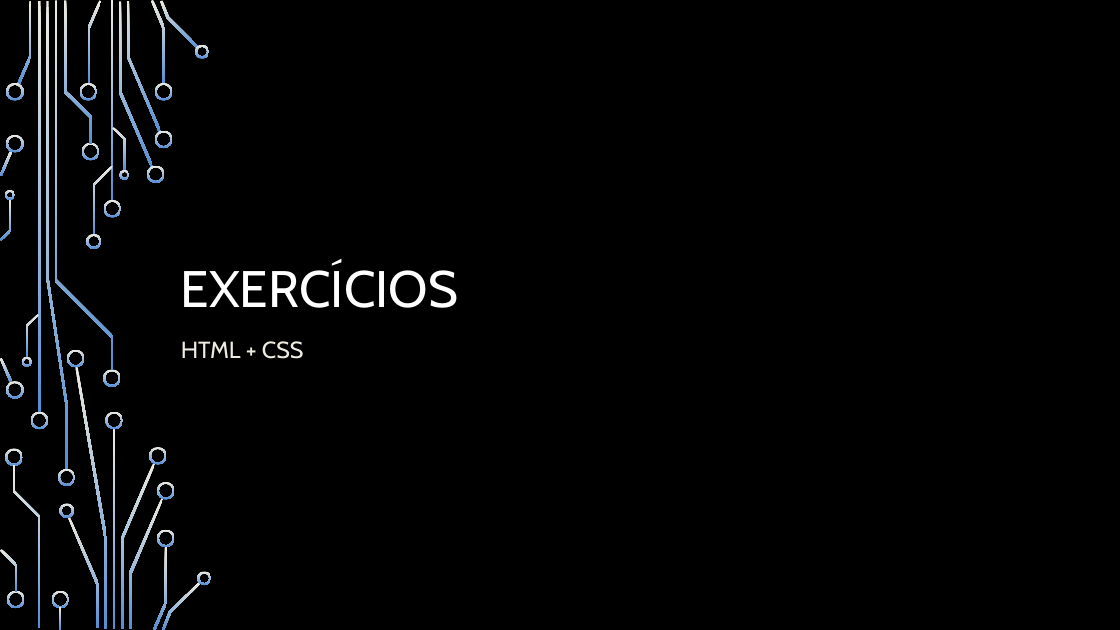
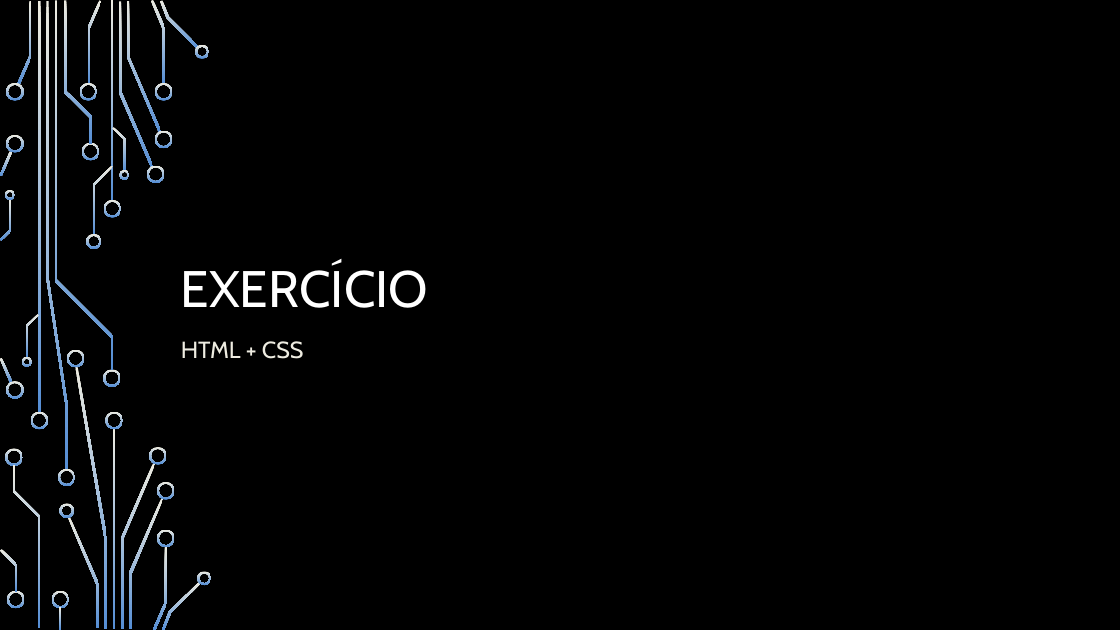
Before and after one commit to heitorsam/aulas_iep, a slide deck: slide 39 of documentos/Apostila - Desenvolvimento Web - IEP.pptx. Drawn at 1120x630 pixels with LibreOffice and Linux fonts; fonts in the diff are those of the drawing; background and template pictures are left out. Boxes give left, top, right and bottom in pixels: in the first picture for what was removed or moved away, otherwise in the second. Text is boxed around its words. In the diff, an @@ line names an element or a change of style, - is before the commit and + after.

```diff
--- a/documentos/Apostila - Desenvolvimento Web - IEP.pptx
+++ b/documentos/Apostila - Desenvolvimento Web - IEP.pptx
@@ title at [181,264,428,308]: text changed @@
-EXERCÍCIOS
+EXERCÍCIO
```
Also in this commit, not shown: 1 other slide changed, 14 slides added, 10 other files.
